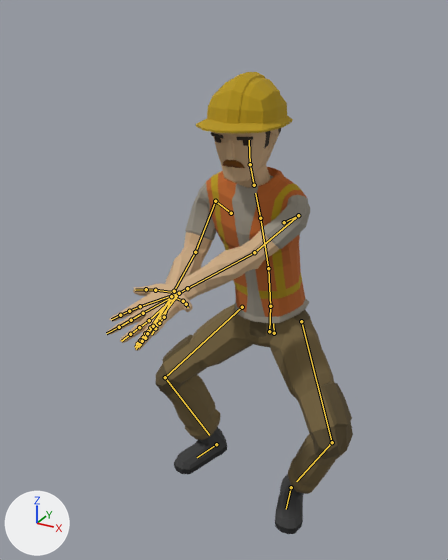
Renders of the glTF model app/src/main/assets/characters/Worker.gltf from each side of a commit.
Before and after are seen from a 50 mm lens placed at (0.865, -1.93, 1.816), pointed at (-0.035, -0.293, 0.997). The axes (+X, +Y, +Z) are drawn at lower left. The lights are the same throughout. The picture after the commit comes second. Both versions are drawn at frame 325 of the action 'Runup'; the numbers are the values there. The bones that change, and the others that lie on the model, are drawn over the model as lines.

Objects in the first picture: 'Worker_Body', 'Worker_Feet', 'Worker_Head', 'Worker_Legs'.
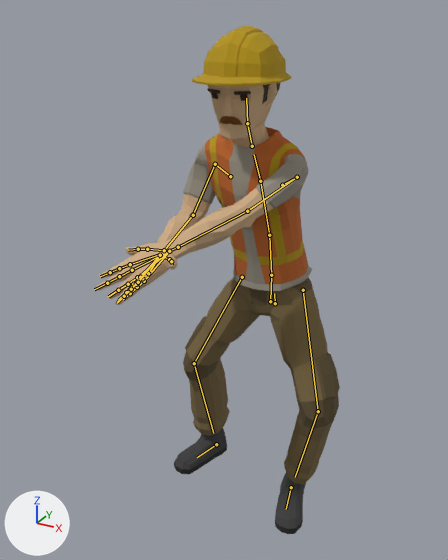
Where the change shows, as pixel boxes (x1, y1, x2, y2) in the pictures (448 x 560 px):
```json
{"object": "Worker_Body", "change": "posed", "before": [107, 167, 310, 351], "after": [95, 127, 312, 305], "on screen": "7% wider"}
{"object": "Worker_Legs", "change": "posed", "before": [155, 304, 353, 494], "after": [183, 277, 340, 485], "on screen": "21% narrower, 9% taller"}
{"object": "Worker_Head", "change": "posed", "before": [196, 72, 293, 188], "after": [192, 26, 291, 148]}
{"object": "Worker_Feet", "change": "posed", "before": [174, 427, 304, 534], "after": [174, 428, 306, 534]}
{"bone": "Body", "before": "(274, 333) to (273, 323)", "after": "(275, 303) to (274, 293)"}
{"bone": "Abdomen", "before": "(270, 306) to (268, 268)", "after": "(271, 275) to (269, 235)"}
{"bone": "Torso", "before": "(268, 268) to (260, 218)", "after": "(269, 235) to (260, 181)"}
{"bone": "Chest", "before": "(260, 218) to (255, 193)", "after": "(260, 181) to (254, 154)"}
{"bone": "Neck", "before": "(254, 185) to (250, 164)", "after": "(252, 146) to (247, 123)"}
{"bone": "Head", "before": "(250, 164) to (249, 140)", "after": "(247, 123) to (246, 98)"}
{"bone": "UpperArm.L", "before": "(298, 215) to (254, 252)", "after": "(297, 177) to (247, 211)"}
{"bone": "LowerArm.L", "before": "(254, 252) to (187, 288)", "after": "(247, 211) to (178, 247)"}
{"bone": "UpperArm.R", "before": "(215, 201) to (195, 252)", "after": "(215, 164) to (193, 215)"}
{"bone": "LowerArm.R", "before": "(195, 252) to (174, 291)", "after": "(193, 215) to (164, 250)"}
{"bone": "UpperLeg.L", "before": "(301, 321) to (332, 442)", "after": "(303, 290) to (318, 411)"}
{"bone": "LowerLeg.L", "before": "(332, 442) to (296, 481)", "after": "(318, 411) to (295, 477)"}
{"bone": "UpperLeg.R", "before": "(242, 307) to (165, 377)", "after": "(242, 277) to (194, 363)"}
{"bone": "LowerLeg.R", "before": "(165, 377) to (209, 435)", "after": "(194, 363) to (213, 433)"}
```

The change, as JSON lines over the scene's bpy script:
```json
{"block": "bone_body", "where": "bone_body = bpy.data.objects['CharacterArmature'].pose.bones['Body']  # child of 'Root'"}
{"op": "set", "path": "bone_body.location", "old": "(0.029, -0.181, -0.01)", "new": "(0.029, -0.058, -0.01)"}
{"block": "bone_abdomen", "where": "bone_abdomen = bpy.data.objects['CharacterArmature'].pose.bones['Abdomen']  # child of 'Hips'"}
{"op": "set", "path": "bone_abdomen.rotation_quaternion", "old": "(0.999, 0.036, -0.006, 0.001)", "new": "(0.999, 0.036, -0.017, 0.003)", "note": "degrees (4, -1, 0) -> degrees (4, -2, 0)"}
{"block": "bone_torso", "where": "bone_torso = bpy.data.objects['CharacterArmature'].pose.bones['Torso']  # child of 'Abdomen'"}
{"op": "set", "path": "bone_torso.rotation_quaternion", "old": "(0.999, 0.047, -0.008, 0.003)", "new": "(0.999, 0.048, -0.022, 0.007)", "note": "degrees (5, -1, 0) -> degrees (6, -3, 1)"}
{"block": "bone_chest", "where": "bone_chest = bpy.data.objects['CharacterArmature'].pose.bones['Chest']  # child of 'Torso'"}
{"op": "set", "path": "bone_chest.rotation_quaternion", "old": "(0.999, 0.036, -0.006, 0.003)", "new": "(0.999, 0.036, -0.016, 0.007)", "note": "degrees (4, -1, 0) -> degrees (4, -2, 1)"}
{"block": "bone_neck", "where": "bone_neck = bpy.data.objects['CharacterArmature'].pose.bones['Neck']  # child of 'Chest'"}
{"op": "set", "path": "bone_neck.rotation_quaternion", "old": "(1.0, 0.0, 0.01, -0.004)", "new": "(1.0, 0.0, 0.026, -0.011)", "note": "degrees (0, 1, 0) -> degrees (0, 3, -1)"}
{"block": "bone_head", "where": "bone_head = bpy.data.objects['CharacterArmature'].pose.bones['Head']  # child of 'Neck'"}
{"op": "set", "path": "bone_head.rotation_quaternion", "old": "(0.991, -0.134, 0.01, -0.003)", "new": "(0.99, -0.135, 0.028, -0.007)", "note": "degrees (-15, 1, 0) -> degrees (-16, 3, -1)"}
{"block": "bone_upperarm_l", "where": "bone_upperarm_l = bpy.data.objects['CharacterArmature'].pose.bones['UpperArm.L']  # child of 'Shoulder.L'"}
{"op": "set", "path": "bone_upperarm_l.rotation_quaternion", "old": "(0.506, -0.24, 0.0, -0.828)", "new": "(0.488, -0.204, 0.0, -0.848)", "note": "degrees (-15, -23, -114) -> degrees (-12, -20, -118)"}
{"block": "bone_lowerarm_l", "where": "bone_lowerarm_l = bpy.data.objects['CharacterArmature'].pose.bones['LowerArm.L']  # child of 'UpperArm.L'"}
{"op": "set", "path": "bone_lowerarm_l.rotation_quaternion", "old": "(0.997, 0.069, 0.0, -0.009)", "new": "(0.999, 0.049, 0.0, 0.023)", "note": "degrees (8, 0, -1) -> degrees (6, 0, 3)"}
{"block": "bone_upperarm_r", "where": "bone_upperarm_r = bpy.data.objects['CharacterArmature'].pose.bones['UpperArm.R']  # child of 'Shoulder.R'"}
{"op": "set", "path": "bone_upperarm_r.rotation_quaternion", "old": "(0.757, -0.428, 0.0, 0.493)", "new": "(0.764, -0.421, 0.0, 0.489)", "note": "degrees (-46, 25, 55) -> degrees (-45, 24, 55)"}
{"block": "bone_lowerarm_r", "where": "bone_lowerarm_r = bpy.data.objects['CharacterArmature'].pose.bones['LowerArm.R']  # child of 'UpperArm.R'"}
{"op": "set", "path": "bone_lowerarm_r.rotation_quaternion", "old": "(0.907, 0.168, 0.0, 0.387)", "new": "(0.906, 0.178, 0.0, 0.383)", "note": "degrees (18, -7, 45) -> degrees (19, -8, 45)"}
{"block": "bone_upperleg_l", "where": "bone_upperleg_l = bpy.data.objects['CharacterArmature'].pose.bones['UpperLeg.L']  # child of 'Body'"}
{"op": "set", "path": "bone_upperleg_l.rotation_quaternion", "old": "(0.931, -0.259, 0.0, 0.258)", "new": "(0.975, -0.15, 0.0, 0.163)", "note": "degrees (-29, 8, 29) -> degrees (-17, 3, 19)"}
{"block": "bone_lowerleg_l", "where": "bone_lowerleg_l = bpy.data.objects['CharacterArmature'].pose.bones['LowerLeg.L']  # child of 'UpperLeg.L'"}
{"op": "set", "path": "bone_lowerleg_l.rotation_quaternion", "old": "(0.827, 0.352, 0.0, 0.438)", "new": "(0.947, 0.177, 0.0, 0.268)", "note": "degrees (38, -18, 50) -> degrees (20, -5, 31)"}
{"block": "bone_upperleg_r", "where": "bone_upperleg_r = bpy.data.objects['CharacterArmature'].pose.bones['UpperLeg.R']  # child of 'Body'"}
{"op": "set", "path": "bone_upperleg_r.rotation_quaternion", "old": "(0.922, -0.331, 0.0, -0.202)", "new": "(0.972, -0.212, 0.0, -0.097)", "note": "degrees (-38, -8, -22) -> degrees (-24, -2, -11)"}
{"block": "bone_lowerleg_r", "where": "bone_lowerleg_r = bpy.data.objects['CharacterArmature'].pose.bones['LowerLeg.R']  # child of 'UpperLeg.R'"}
{"op": "set", "path": "bone_lowerleg_r.rotation_quaternion", "old": "(0.85, 0.361, 0.0, -0.384)", "new": "(0.964, 0.148, 0.0, -0.222)", "note": "degrees (40, 16, -43) -> degrees (17, 4, -25)"}
```
